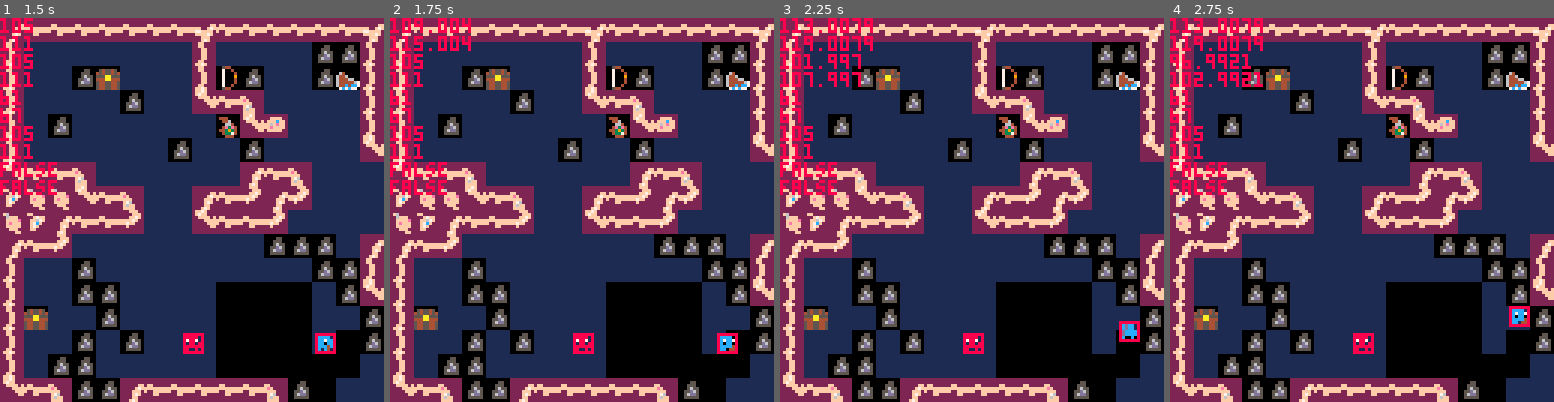
Above: before the commit, frames 1-4 (left to right).
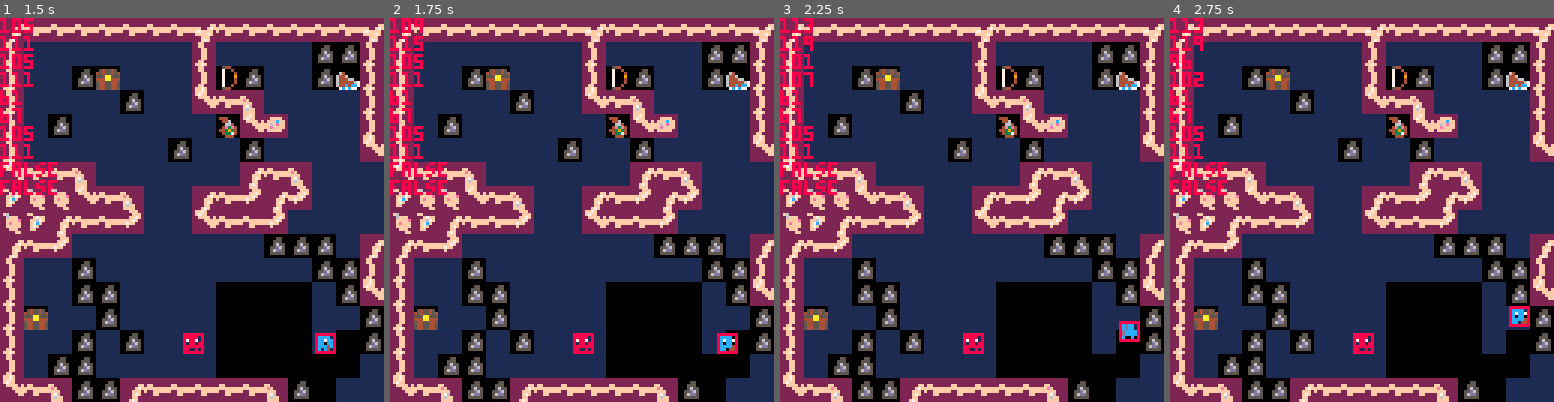
Above: after the commit, the same moments.

Repository: s-france/pico8GameS
Game: PICO-8 cartridge squid.p8
Two runs of this game, one before a commit and one after it. Both use one fixed random seed, a clock stepped at 60 frames per second and the inputs below.
Inputs:
- Up to frame 1 (1.5 s): tap X (X key) at 0.33, 1.07 s; tap O (Z key) at 0.7 s
- Up to frame 2 (1.75 s): hold Right from 1.6 s (still down); tap O (Z key) at 1.7 s
- Up to frame 3 (2.25 s): tap X (X key) at 1.85 s; release Right at 2.1 s; tap O (Z key) at 2.1 s; hold Up from 2.15 s (still down)
- Up to frame 4 (2.75 s): release Up at 2.42 s; hold Right from 2.47 s (still down); tap O (Z key) at 2.5 s

Frame 1 is identical in both runs. In frame 2, 0.4% of the frame differs, in the area x 10-22%, y 0-9%; in frame 3, 0.9%; in frame 4, 1.0%, in the area x 7-25%, y 0-18%.

Commit message:
Update squid.p8

Diff:
--- a/squid.p8
+++ b/squid.p8
@@ -1165,8 +1166,8 @@
 		hb.mapposx = hb.parent.mapposx
 		hb.mapposy = hb.parent.mapposy
 
-		hb.x = hb.xoff+hb.parent.x
- 	hb.y = hb.yoff+hb.parent.y
+		hb.x = flr(hb.xoff+hb.parent.x)
+ 	hb.y = flr(hb.yoff+hb.parent.y)
 
 		--coordinates of the hb edges
 		hb.left = hb.x-(.5*hb.xlen)
